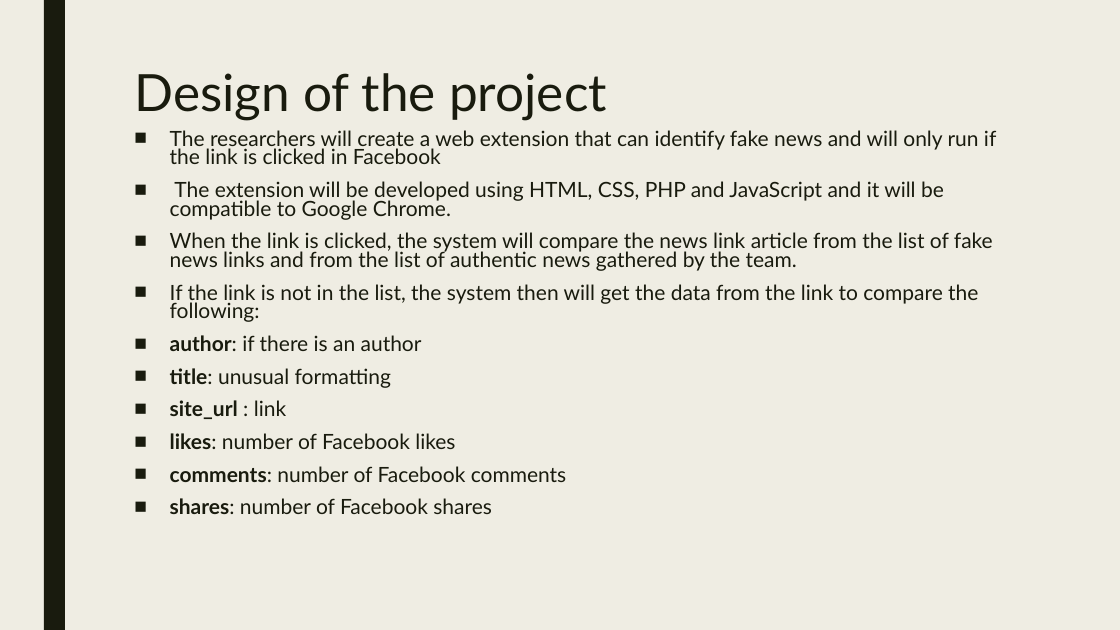
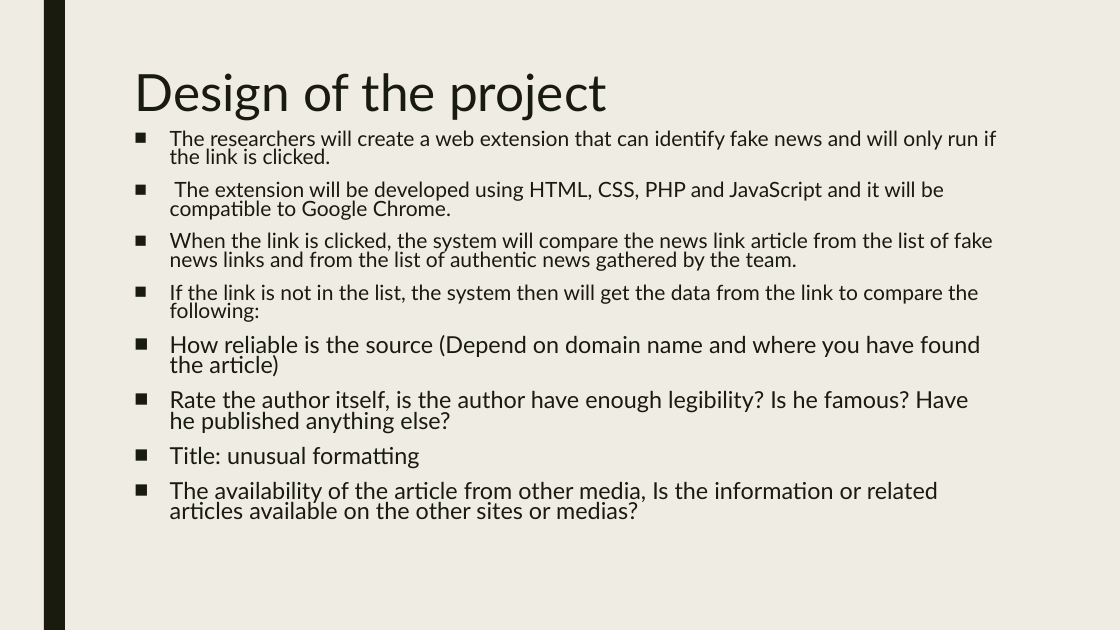
Before and after one commit to seans888/RoaD2R, a slide deck: slide 7 of Identifying fake news in facebook.pptx (slide 11 before the commit). Drawn at 1120x630 pixels with LibreOffice and Linux fonts; fonts in the diff are those of the drawing. Boxes give left, top, right and bottom in pixels: in the first picture for what was removed or moved away, otherwise in the second. Text is boxed around its words. In the diff, an @@ line names an element or a change of style, - is before the commit and + after.

```diff
--- a/Identifying fake news in facebook.pptx
+++ b/Identifying fake news in facebook.pptx
@@ text at (170,130,996,164): text changed @@
-■ The researchers will create a web extension that can identify fake news and will only run if the link is clicked in Facebook
+■ The researchers will create a web extension that can identify fake news and will only run if the link is clicked.
@@ text at (170,335,980,519): text changed; size 18 to 20 pt @@
-■ author: if there is an author
-■ title: unusual formatting
-■ site_url : link
-■ likes: number of Facebook likes
-■ comments: number of Facebook comments
-■ shares: number of Facebook shares
+■ How reliable is the source (Depend on domain name and where you have found the article)
+■ Rate the author itself, is the author have enough legibility? Is he famous? Have he published anything else?
+■ Title: unusual formatting
+■ The availability of the article from other media, Is the information or related articles available on the other sites or medias?
```
Also in this commit, not shown: 6 other slides changed, 1 slide added, 22 slides removed, 2 other files.
